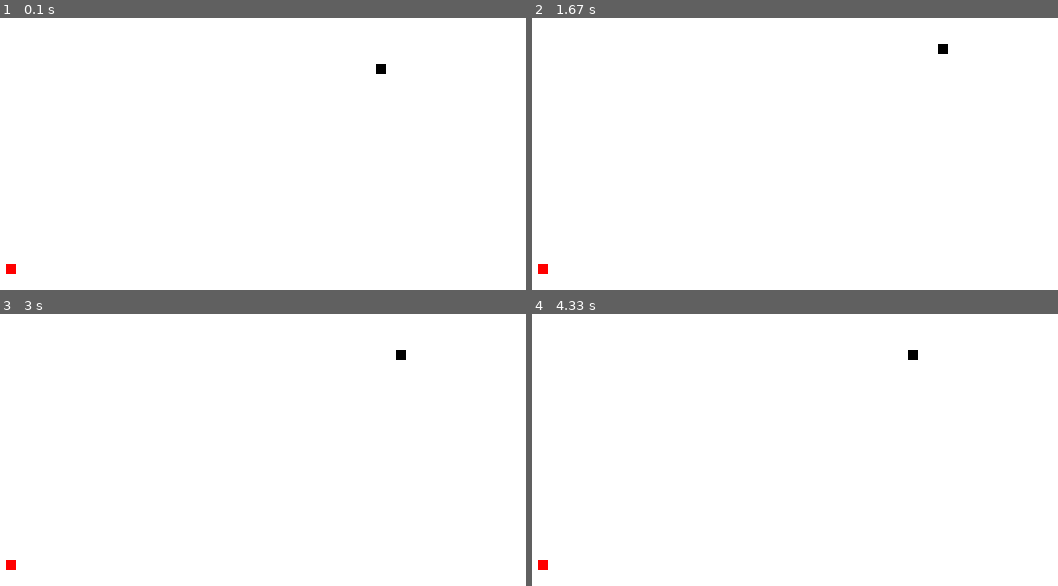
Above: before the commit, frames 1-4 (two rows, left to right).
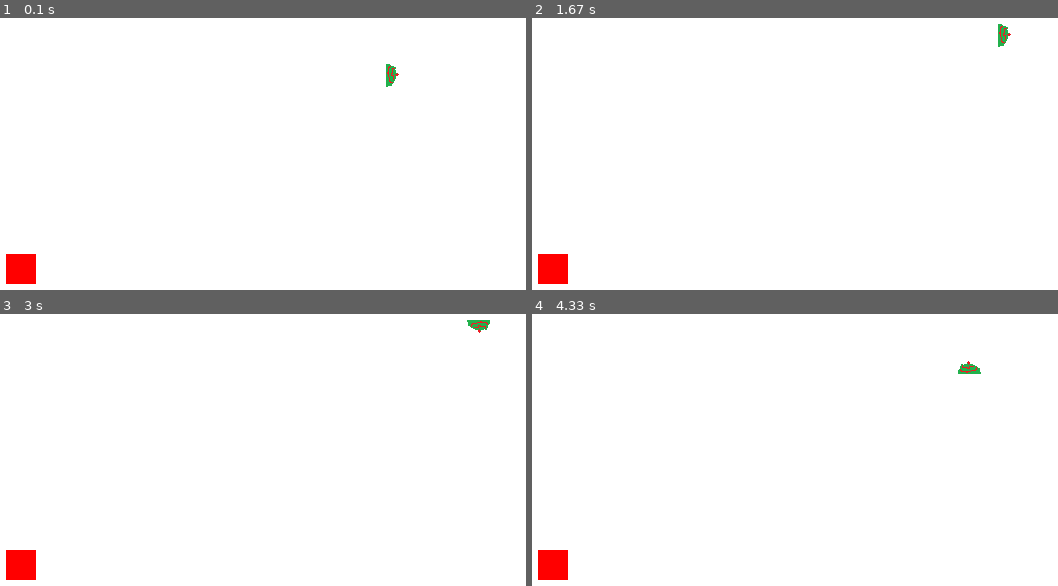
Above: after the commit, the same moments.

Repository: chandms/PyGame
Game: pygame game, started from pygames/snake.py
Two runs of this game, one before a commit and one after it. Both use one fixed random seed, a clock stepped at 60 frames per second and the inputs below.
Inputs:
- Up to frame 1 (0.1 s): no input
- Up to frame 2 (1.67 s): hold Right 0.33-0.8 s; hold Up 0.83-1.27 s; hold Right from 1.3 s (still down)
- Up to frame 3 (3 s): release Right at 1.88 s; hold Left 1.92-2.57 s; hold Down from 2.6 s (still down)
- Up to frame 4 (4.33 s): release Down at 3.27 s; hold Left 3.3-3.98 s; hold Up from 4.02 s (still down)

The runs differ from the first frame. In frame 1, 0.8% of the frame differs, in the area x 1-76%, y 16-98%; in frame 2, 0.8%; in frame 3, 0.8%; in frame 4, 0.8%.

Commit message:
snake game

Diff:
--- a/pygames/snake.py
+++ b/pygames/snake.py
@@ -6,34 +6,59 @@
 
 display_width = 800
 display_height = 600
-size_of_block =10
+size_of_block =20
 FPS = 15
 
 white = (255,255,255)
 black = (0,0,0)
 red = (255,0,0)
-green = (0,255,0)
+green = (0,155,0)
 gameScreen = pygame.display.set_mode((display_width,display_height))
 pygame.display.set_caption("old snake")
 clock = pygame.time.Clock()
+appleThickness = 30
+snakeImage = pygame.image.load('snakehead.png')
+direction = 'right'
+
+def textObjects(text,color):
+    font = pygame.font.SysFont(None,25)
+    textSurface = font.render(text,True,color)
+    return textSurface, textSurface.get_rect()
+
+def message_to_screen(msg,color):
+    textSurface, textRect = textObjects(msg,color)
+    textRect.center = (display_width/2),(display_height/2)
+    gameScreen.blit(textSurface,textRect)
 
 
-def message_to_screen(msg,type):
-    font = pygame.font.SysFont(None,25)
-    screen_text = font.render(msg,True,type)
-    gameScreen.blit(screen_text,[display_width/2,display_height/2])
+def our_snake(snakelist,size_of_block):
+    head=snakeImage
+    if direction == 'right':
+        head = pygame.transform.rotate(snakeImage,270)
+    if direction == 'left':
+        head = pygame.transform.rotate(snakeImage,90)
+    if direction == 'up':
+        head = snakeImage
+    if direction == 'down':
+        head = pygame.transform.rotate(snakeImage,180)
 
-def our_snake(snakelist,size_of_block):
-    for XY in snakelist:
+    gameScreen.blit(head,(snakelist[-1][0],snakelist[-1][1]))
+    for XY in snakelist[:-1]:
         pygame.draw.rect(gameScreen,green,[XY[0],XY[1],size_of_block,size_of_block])
+        pygame.display.update()
 
 def gameloop():
+    global direction
     lead_y = display_height/2
     lead_x = display_width/2
 
-    lead_x_change =0
+    lead_x_change =10
     lead_y_change =0
     snakelist=[]
+    snakeHead =[]
+    snakeHead.append(lead_x)
+    snakeHead.append(lead_y)
+    snakelist.append(snakeHead)
     snakelength=1
 
     gameOver = False
@@ -61,15 +86,19 @@
                 gameClose = True
             if event.type == pygame.KEYDOWN:
                 if event.key == pygame.K_LEFT:
+                    direction = 'left'
                     lead_x_change =-size_of_block
                     lead_y_change =0
                 elif event.key== pygame.K_RIGHT:
+                    direction = 'right'
                     lead_x_change =size_of_block
                     lead_y_change = 0
                 elif event.key == pygame.K_UP:
+                    direction ='up'
                     lead_y_change =-size_of_block
                     lead_x_change = 0
                 elif event.key== pygame.K_DOWN:
+                    direction = 'down'
                     lead_y_change =size_of_block
                     lead_x_change = 0
             lead_x +=lead_x_change
@@ -81,21 +110,30 @@
                 gameOver = True
                 continue
             gameScreen.fill(white)
-            pygame.draw.rect(gameScreen,red,(randAppleX,randAppleY,10,10))
-            pygame.draw.rect(gameScreen,black,(lead_x,lead_y,10,10))
+            pygame.draw.rect(gameScreen,red,(randAppleX,randAppleY,appleThickness,appleThickness))
+            our_snake(snakelist,size_of_block)
             pygame.display.update()
             snakeHead=[]
             snakeHead.append(lead_x)
             snakeHead.append(lead_y)
+            snakelist.append(snakeHead)
             if(len(snakelist)>snakelength):
                 del snakelist[0]
 
-            snakelist.append(snakeHead)
+            for snakebodypart in snakelist[:-1]:
+                if snakebodypart == snakeHead:
+                    gameOver=True
 
-            if lead_x==randAppleX and lead_y==randAppleY:
-                randAppleX = round(random.randrange(0, display_width - size_of_block) / 10.0) * 10.0
-                randAppleY = round(random.randrange(0, display_height - size_of_block) / 10.0) * 10.0
-                our_snake(snakelist, size_of_block)
+            # if lead_x==randAppleX and lead_y==randAppleY:
+            #     randAppleX = round(random.randrange(0, display_width - size_of_block) / 10.0) * 10.0
+            #     randAppleY = round(random.randrange(0, display_height - size_of_block) / 10.0) * 10.0
+            #     snakelength+=1
+            #     print(snakelist,snakelength)
+            if lead_x>=randAppleX and lead_x<=randAppleX+appleThickness:
+                if lead_y>=randAppleY and lead_y<=randAppleY+appleThickness:
+                    randAppleX = round(random.randrange(0, display_width - size_of_block) / 10.0) * 10.0
+                    randAppleY = round(random.randrange(0, display_height - size_of_block) / 10.0) * 10.0
+                    snakelength+=1
             clock.tick(FPS)
 
     # message_to_screen("You Loose",red)
Binary file added: pygames/snake.png
Binary file added: pygames/snakehead.png
